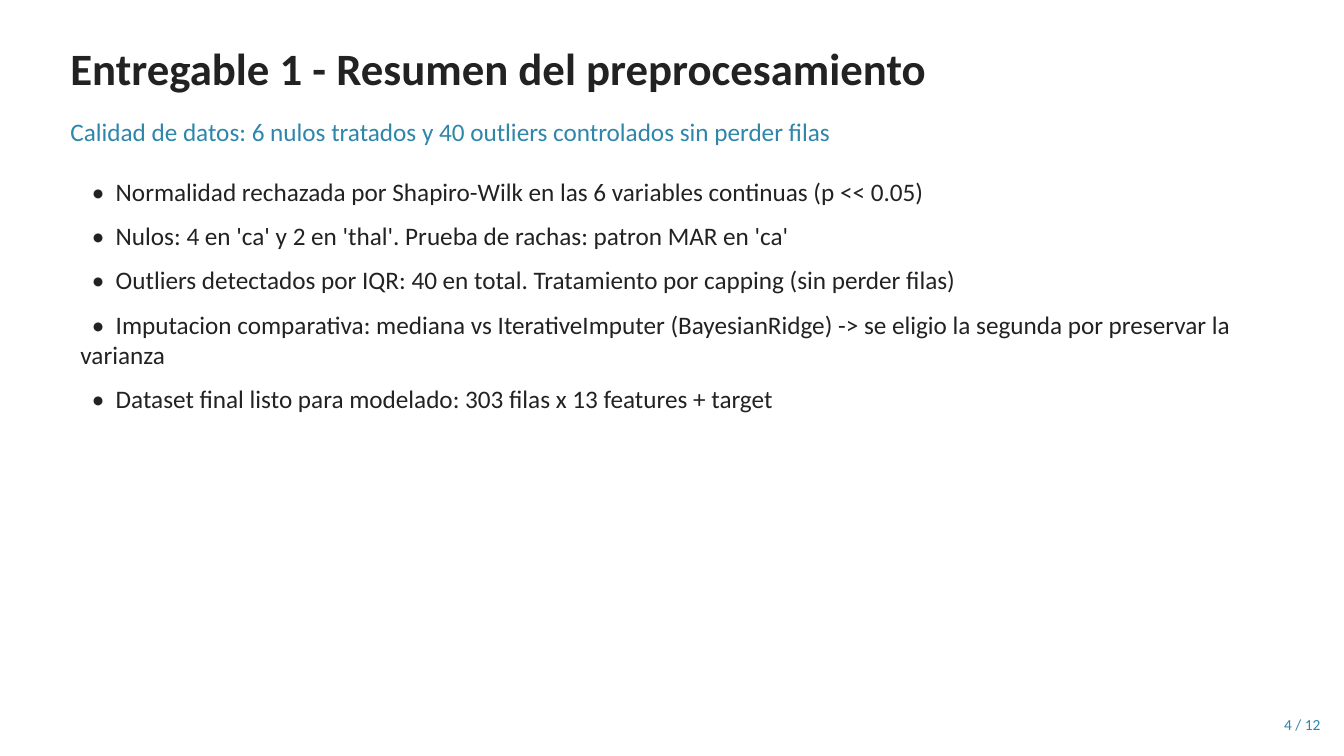
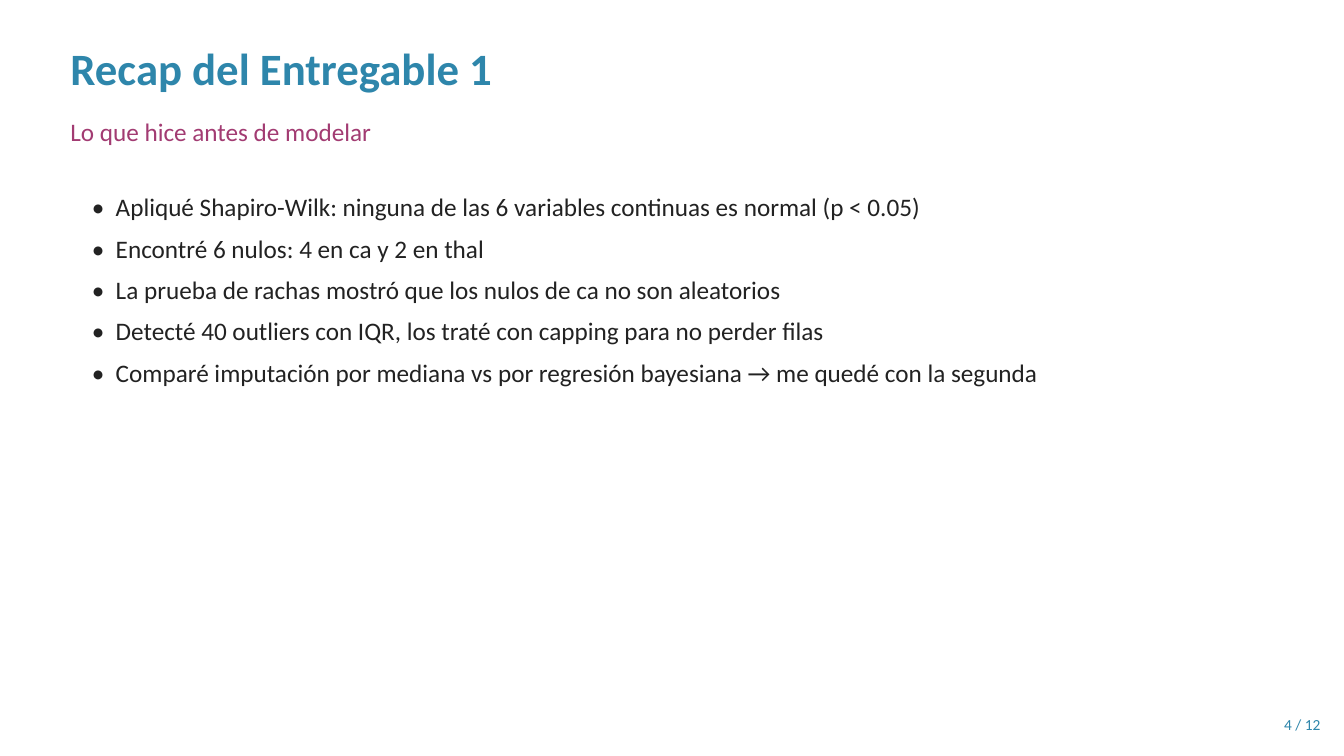
Before and after one commit to JAAM010/seminario-datos-heart-disease, a slide deck: slide 4 of Entregable2/Presentacion_Sustentacion.pptx. Drawn at 1344x756 pixels with LibreOffice and Linux fonts; fonts in the diff are those of the drawing. Boxes give left, top, right and bottom in pixels: in the first picture for what was removed or moved away, otherwise in the second. Text is boxed around its words. In the diff, an @@ line names an element or a change of style, - is before the commit and + after.

```diff
--- a/Entregable2/Presentacion_Sustentacion.pptx
+++ b/Entregable2/Presentacion_Sustentacion.pptx
@@ text at bbox=[70, 53, 492, 93]: text changed; text colour #222222 to #2E86AB @@
-Entregable 1 - Resumen del preprocesamiento
+Recap del Entregable 1
@@ text at bbox=[70, 123, 371, 145]: text changed; text colour #2E86AB to #A23B72 @@
-Calidad de datos: 6 nulos tratados y 40 outliers controlados sin perder filas
+Lo que hice antes de modelar
@@ text at bbox=[116, 197, 1037, 387]: text changed @@
-• Normalidad rechazada por Shapiro-Wilk en las 6 variables continuas (p << 0.05)
-• Nulos: 4 en 'ca' y 2 en 'thal'. Prueba de rachas: patron MAR en 'ca'
-• Outliers detectados por IQR: 40 en total. Tratamiento por capping (sin perder filas)
-• Imputacion comparativa: mediana vs IterativeImputer (BayesianRidge) -> se eligio la segunda por preservar la varianza
-• Dataset final listo para modelado: 303 filas x 13 features + target
+• Apliqué Shapiro-Wilk: ninguna de las 6 variables continuas es normal (p < 0.05)
+• Encontré 6 nulos: 4 en ca y 2 en thal
+• La prueba de rachas mostró que los nulos de ca no son aleatorios
+• Detecté 40 outliers con IQR, los traté con capping para no perder filas
+• Comparé imputación por mediana vs por regresión bayesiana → me quedé con la segunda
```
Also in this commit, not shown: 7 other slides changed, 4 slides added, 4 slides removed.
